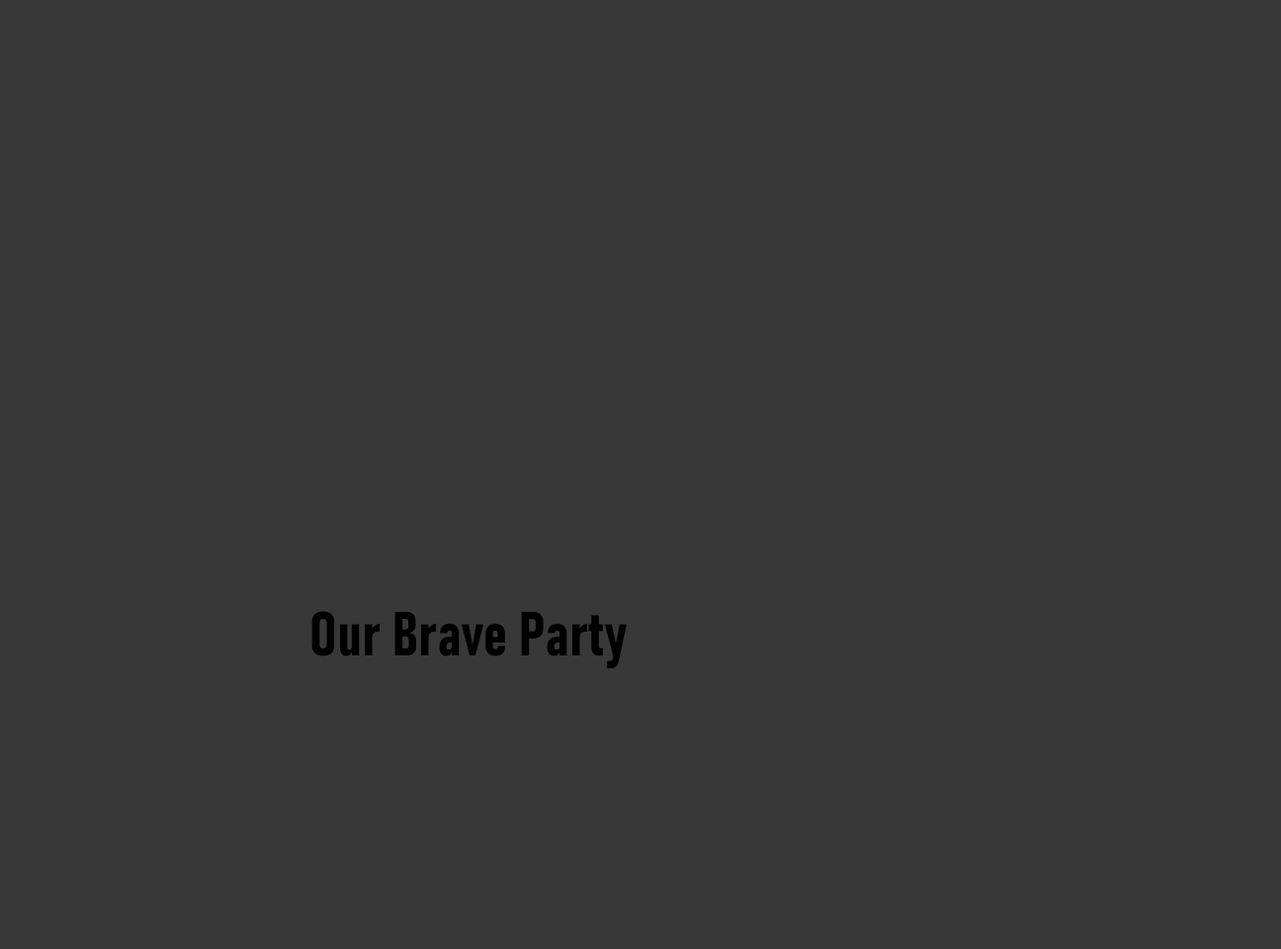
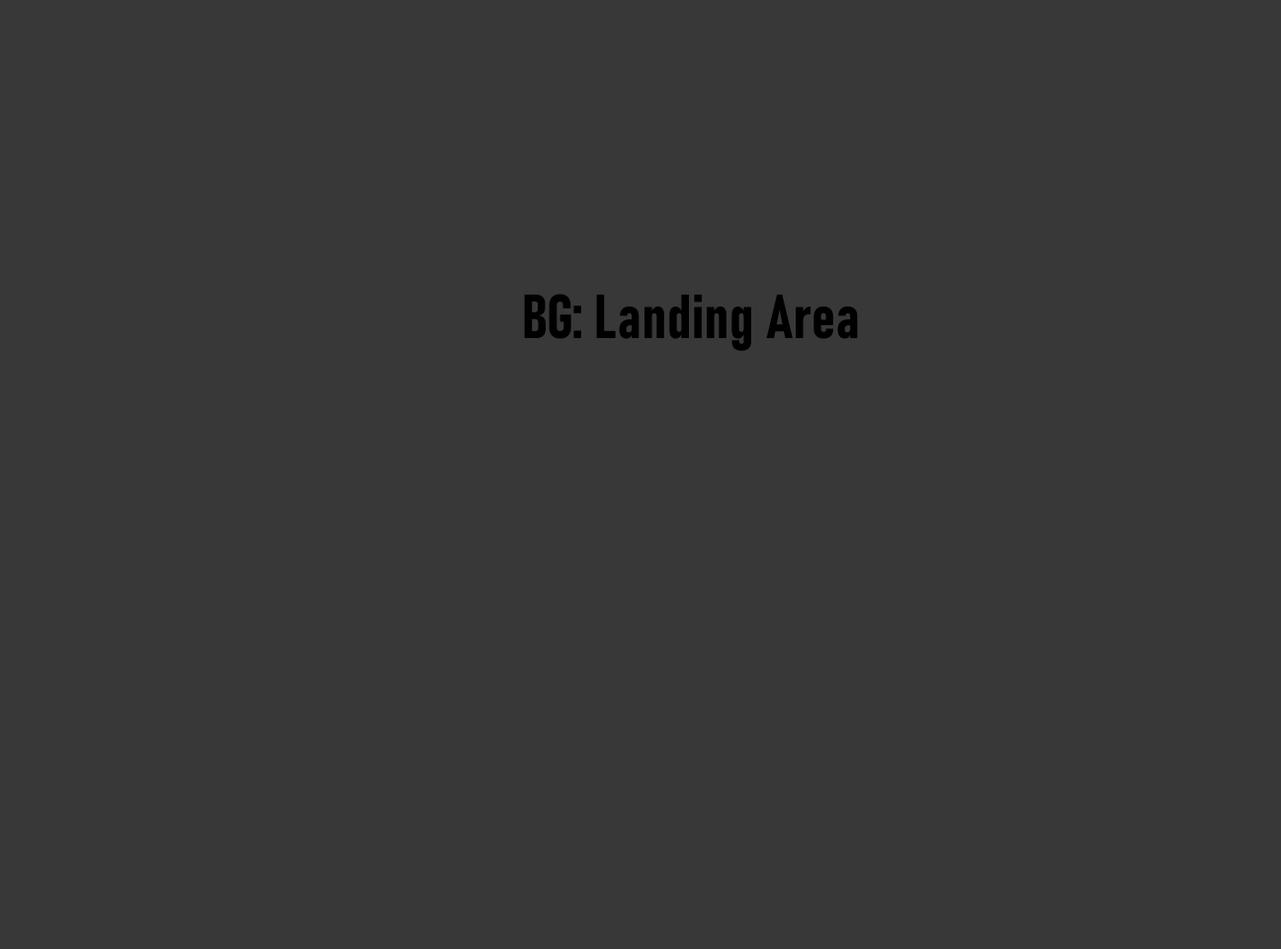
Revision of a layered 1281px x 949px image; what changed, layer by layer:
added layer "LandingArea" above "Party" over [523, 293, 858, 351]
hid "Party" over [311, 610, 627, 670]
